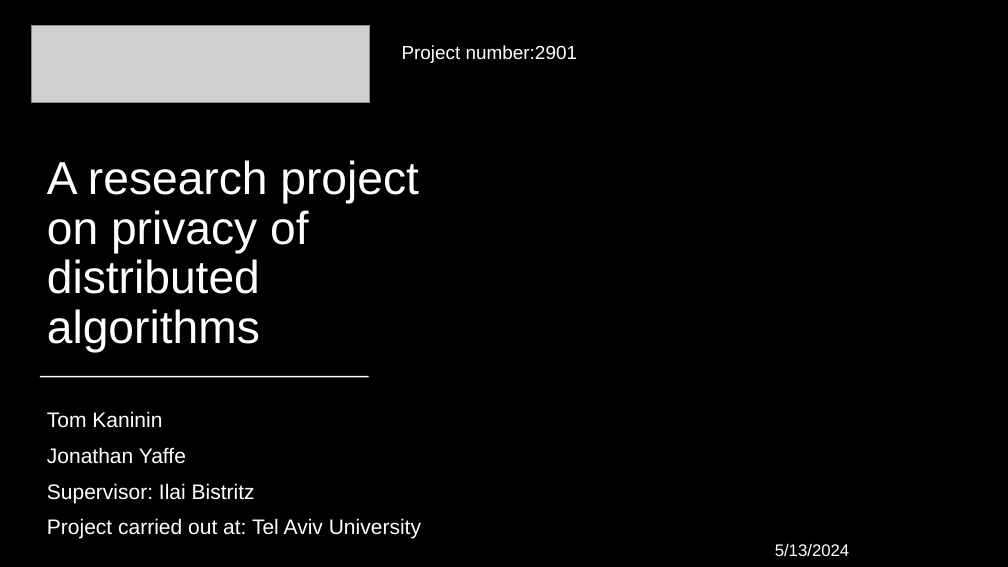
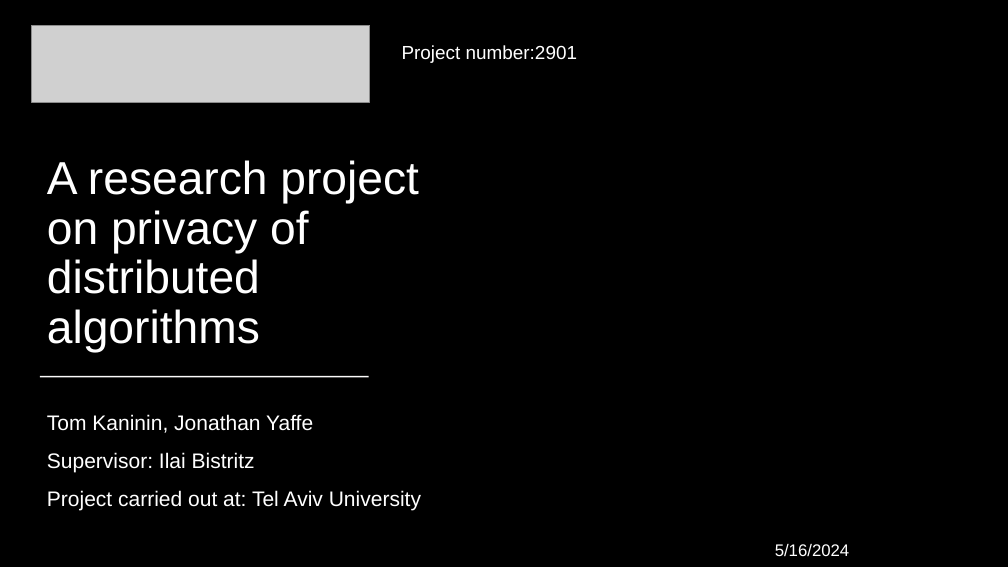
Before and after one commit to Yoni-Yaffe/DistribuPrivacyCore, a slide deck: slide 1 of מצגת אמצע.pptx. Drawn at 1008x567 pixels with LibreOffice and Linux fonts; fonts in the diff are those of the drawing; grey boxes stand for pictures; background and template pictures are left out. Boxes give left, top, right and bottom in pixels: in the first picture for what was removed or moved away, otherwise in the second. Text is boxed around its words. In the diff, an @@ line names an element or a change of style, - is before the commit and + after.

```diff
--- a/מצגת אמצע.pptx
+++ b/מצגת אמצע.pptx
@@ subtitle at (x1=47, y1=414, x2=313, y2=433): text changed @@
-Tom Kaninin
-Jonathan Yaffe
+Tom Kaninin, Jonathan Yaffe
@@ subtitle at (x1=47, y1=452, x2=421, y2=511): line spacing 1 to 1.1 @@
@@ text at (x1=775, y1=544, x2=850, y2=557): text changed @@
-5/13/2024
+5/16/2024
```
Also in this commit, not shown: 7 other slides changed, 1 slide added, 1 slide removed.
